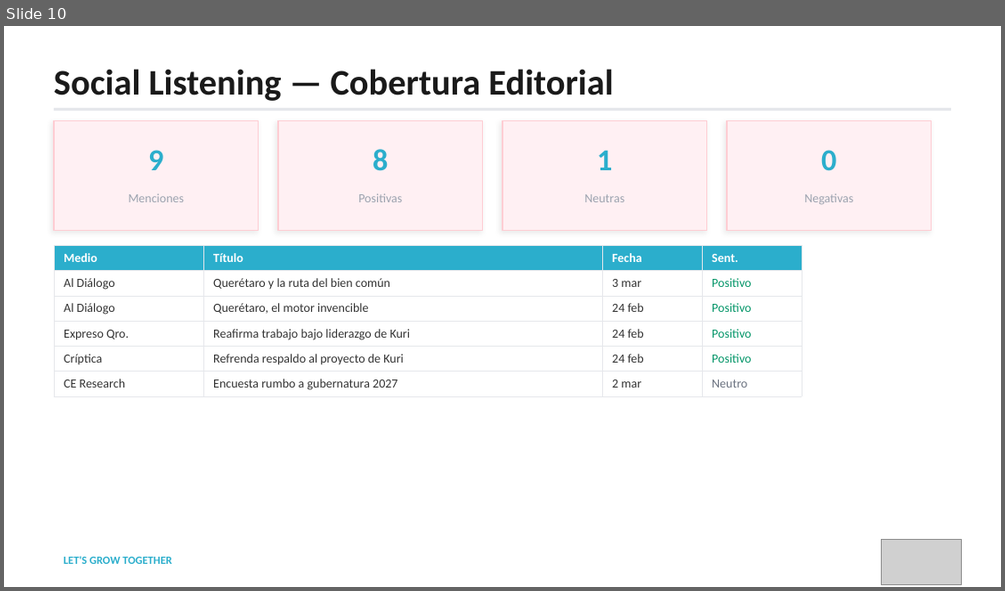
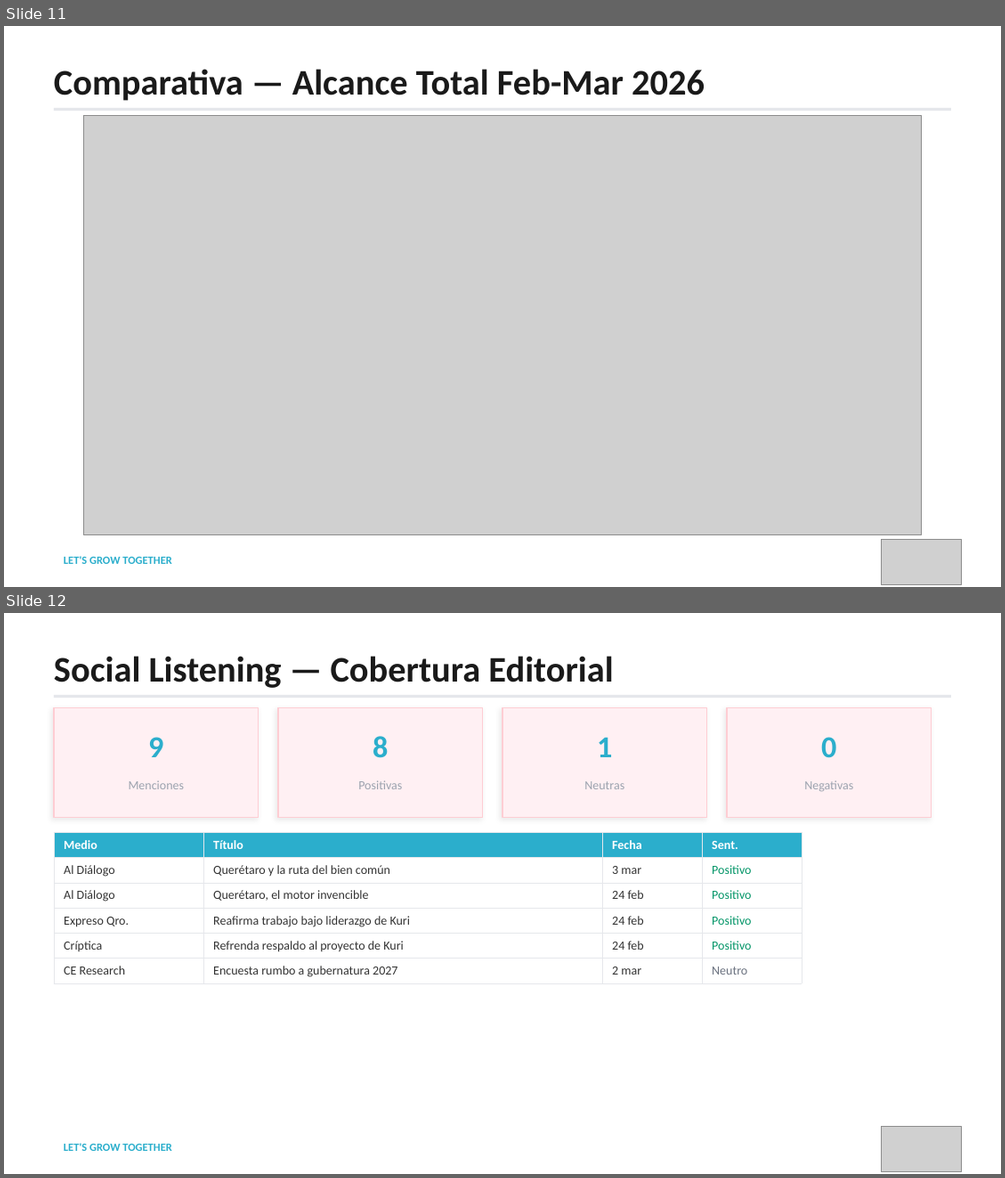
Before and after one commit to paulapozo89-lab/growmkt, a slide deck: public/reportes/laura-aguilar-estrategia-q2-2026.pptx. Shown one above the other, each under a label of ours: slide 10 before the commit, slides 11 and 12 after it. The pictures are 1005x591 and 1005x1178 pixels, drawn with LibreOffice and Linux fonts; fonts in the diff are those of the drawing; grey boxes stand for pictures. Boxes give left, top, right and bottom in pixels: in the first picture for what was removed or moved away, otherwise in the second. Text is boxed around its words. In the diff, an @@ line names an element or a change of style, - is before the commit and + after.

Commit message:
fix: split comparativa into 3 slides

```diff
--- a/public/reportes/laura-aguilar-estrategia-q2-2026.pptx
+++ b/public/reportes/laura-aguilar-estrategia-q2-2026.pptx
@@ slide 11 added at <box>4,26,1001,587</box>, background #FFFFFF @@
@@ text added at <box>54,69,704,101</box>, 26 pt, text #1A1A1A, bold @@
+Comparativa — Alcance Total Feb-Mar 2026
@@ rectangle added at <box>54,108,951,111</box>, fill #E5E7EB @@
@@ picture added at <box>84,116,921,534</box> @@
@@ text added at <box>64,556,171,564</box>, 8 pt, text #2BAECC, bold @@
+LET'S GROW TOGETHER
@@ picture added at <box>882,540,961,584</box> @@
@@ what was slide 10 is now slide 12 @@
```
Also in this commit, not shown: 1 slide changed, 1 other slide added.
